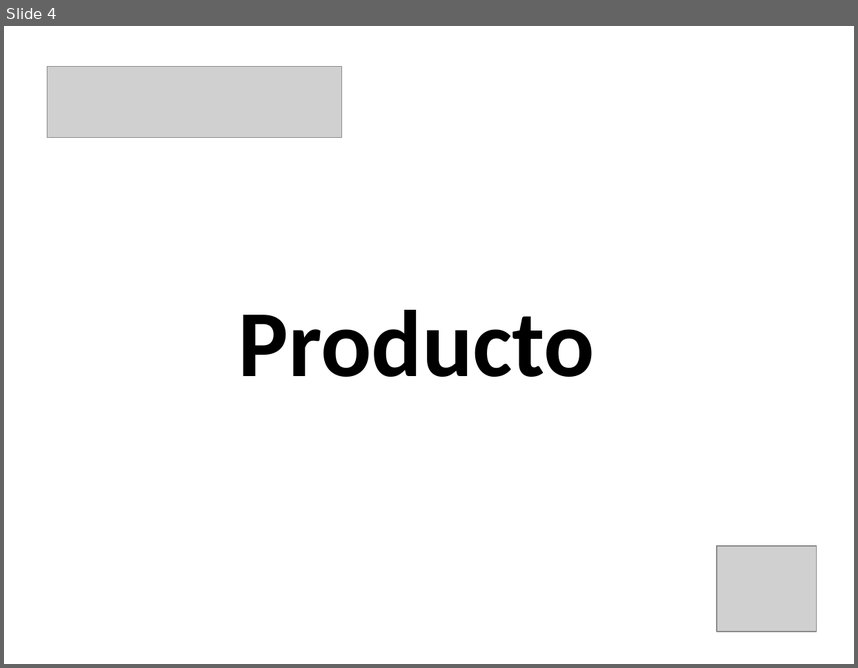
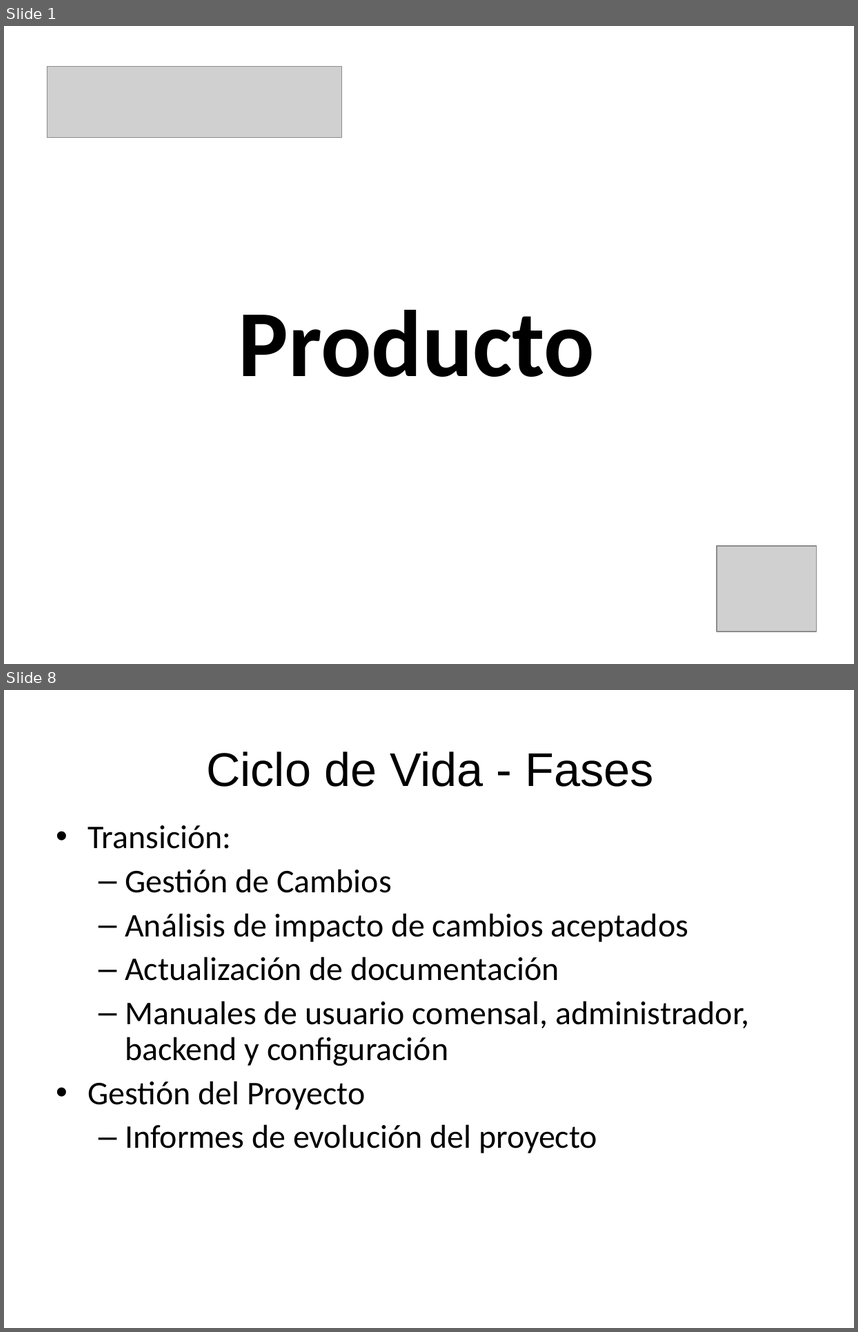
Before and after one commit to lucasdicesaro/reser-bar, a slide deck: documentacion/Presentacion Final ReserBar/Karina/Presentación con gestion del proyecto.ppt. Shown one above the other, each under a label of ours: slide 4 before the commit, slides 1 and 8 after it; the slides between them are not shown. The pictures are 858x668 and 858x1332 pixels, drawn with LibreOffice and Linux fonts; fonts in the diff are those of the drawing; grey boxes stand for pictures. Boxes give left, top, right and bottom in pixels: in the first picture for what was removed or moved away, otherwise in the second. Text is boxed around its words. In the diff, an @@ line names an element or a change of style, - is before the commit and + after.

```diff
--- a/documentacion/Presentacion Final ReserBar/Karina/Presentación con gestion del proyecto.ppt
+++ b/documentacion/Presentacion Final ReserBar/Karina/Presentación con gestion del proyecto.ppt
@@ slide 8 added at (4, 690, 854, 1328), background #FFFFFF @@
@@ title added at (206, 751, 654, 787), 40 pt, text #000000 @@
+Ciclo de Vida - Fases
@@ text added at (87, 825, 750, 1153), 28 pt, text #000000 @@
+• Transición:
+  – Gestión de Cambios
+  – Análisis de impacto de cambios aceptados
+  – Actualización de documentación
+  – Manuales de usuario comensal, administrador, backend y configuración
+• Gestión del Proyecto
+  – Informes de evolución del proyecto
@@ what was slide 4 is now slide 1 @@
```
Also in this commit, not shown: 3 slides changed, 8 other slides added.
